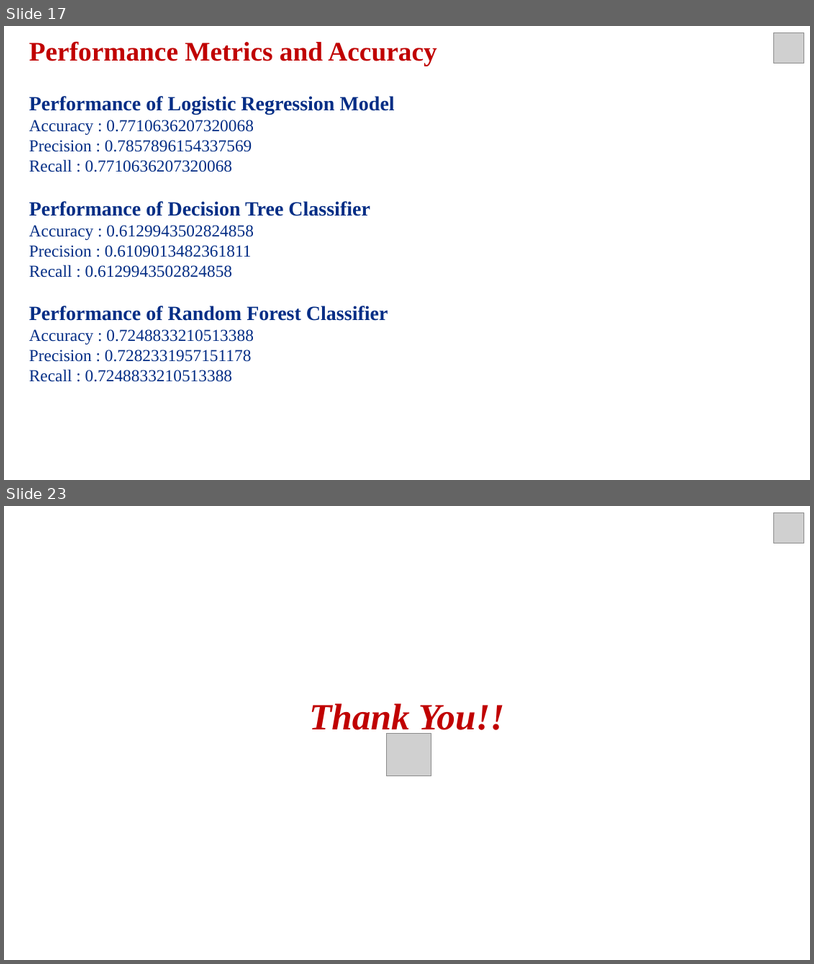
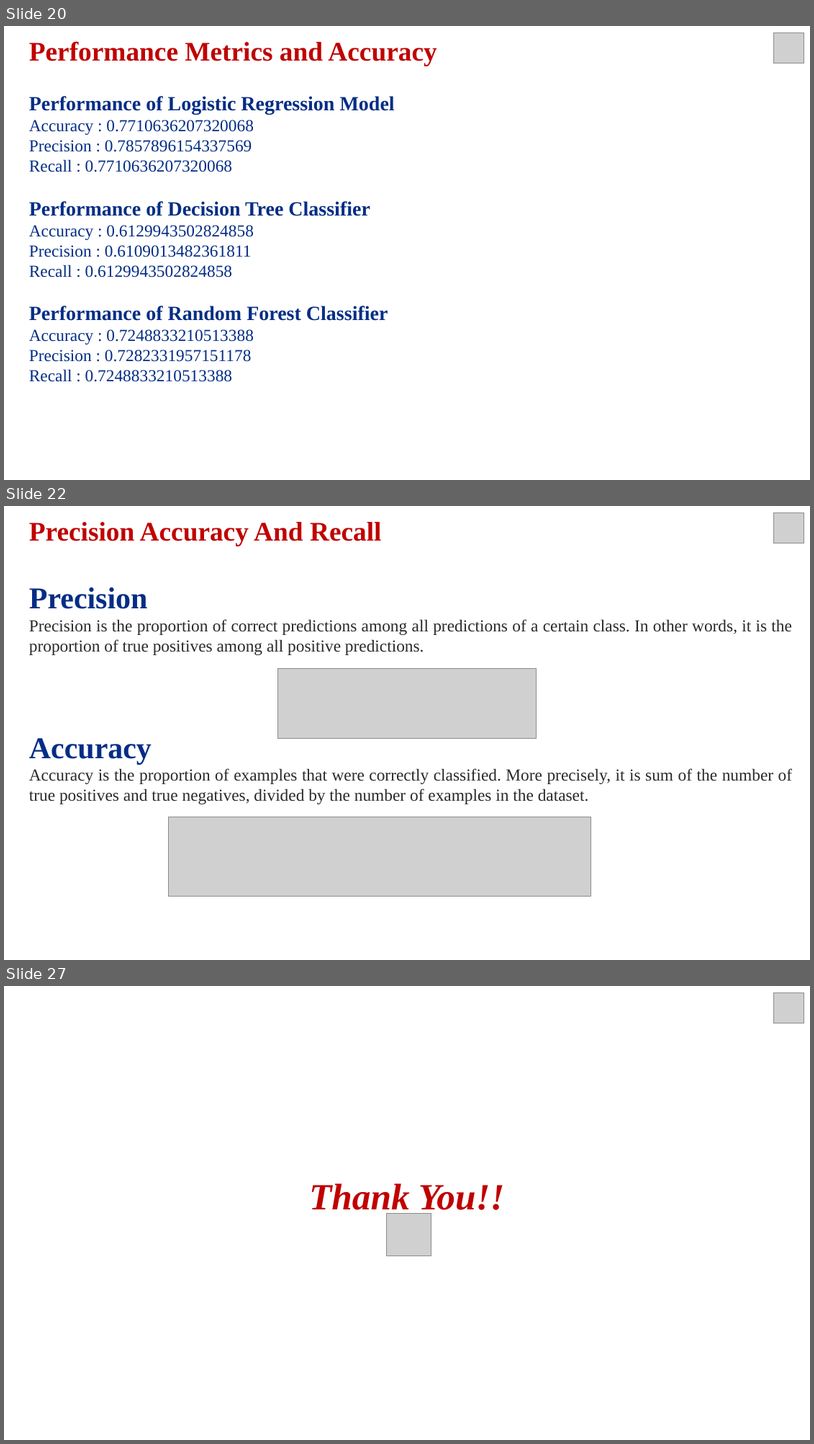
Before and after one commit to varsha-rani-15/Coronavirus-Tweet-Sentiment-Analysis, a slide deck: ML Classification_Presentation.pptx. Shown one above the other, each under a label of ours: slides 17 and 23 before the commit, slides 20, 22 and 27 after it; the slides between them are not shown. The pictures are 814x964 and 814x1444 pixels, drawn with LibreOffice and Linux fonts; fonts in the diff are those of the drawing; grey boxes stand for pictures. Boxes give left, top, right and bottom in pixels: in the first picture for what was removed or moved away, otherwise in the second. Text is boxed around its words. In the diff, an @@ line names an element or a change of style, - is before the commit and + after.

```diff
--- a/ML Classification_Presentation.pptx
+++ b/ML Classification_Presentation.pptx
@@ slide 22 added at [4, 506, 810, 960], background #FFFFFF @@
@@ text added at [29, 522, 792, 804], 20 pt, text #292929 @@
+Precision Accuracy And Recall
+Precision
+Precision is the proportion of correct predictions among all predictions of a certain class. In other words, it is the proportion of true positives among all positive predictions.
+Accuracy
+Accuracy is the proportion of examples that were correctly classified. More precisely, it is sum of the number of true positives and true negatives, divided by the number of examples in the dataset.
@@ picture added at [774, 512, 805, 543] @@
@@ picture added at [278, 669, 537, 739] @@
@@ picture added at [169, 816, 591, 896] @@
@@ what was slide 17 is now slide 20 @@
@@ what was slide 23 is now slide 27 @@
```
Also in this commit, not shown: 5 slides changed, 6 other slides added, 3 slides removed.
